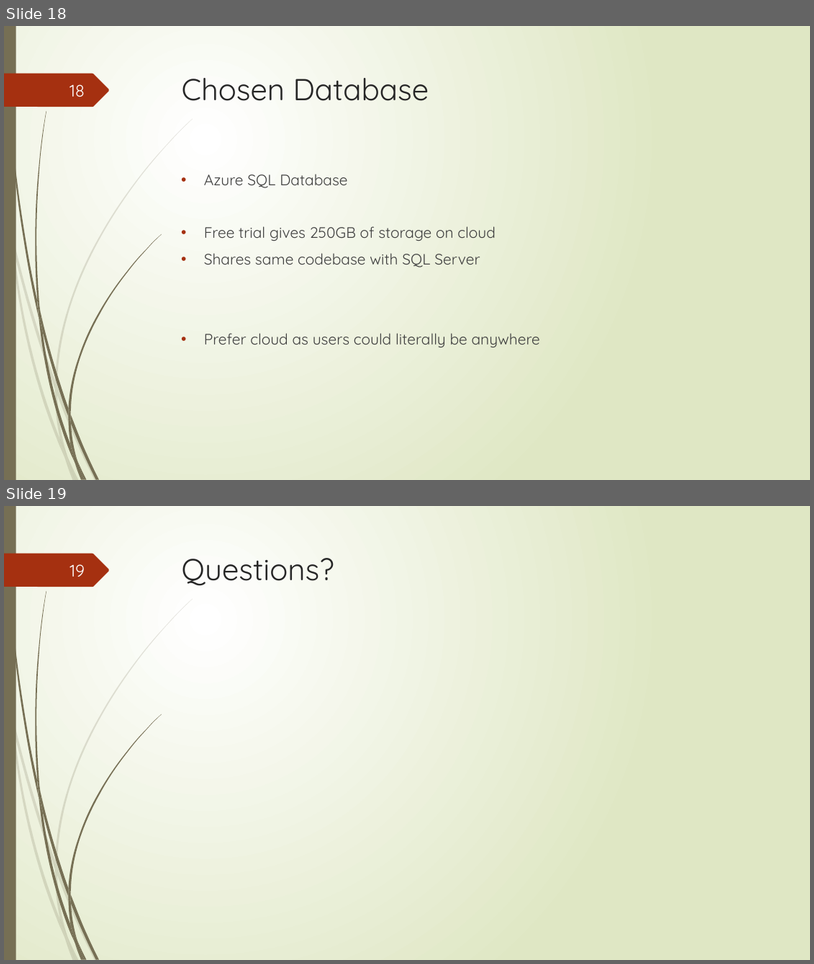
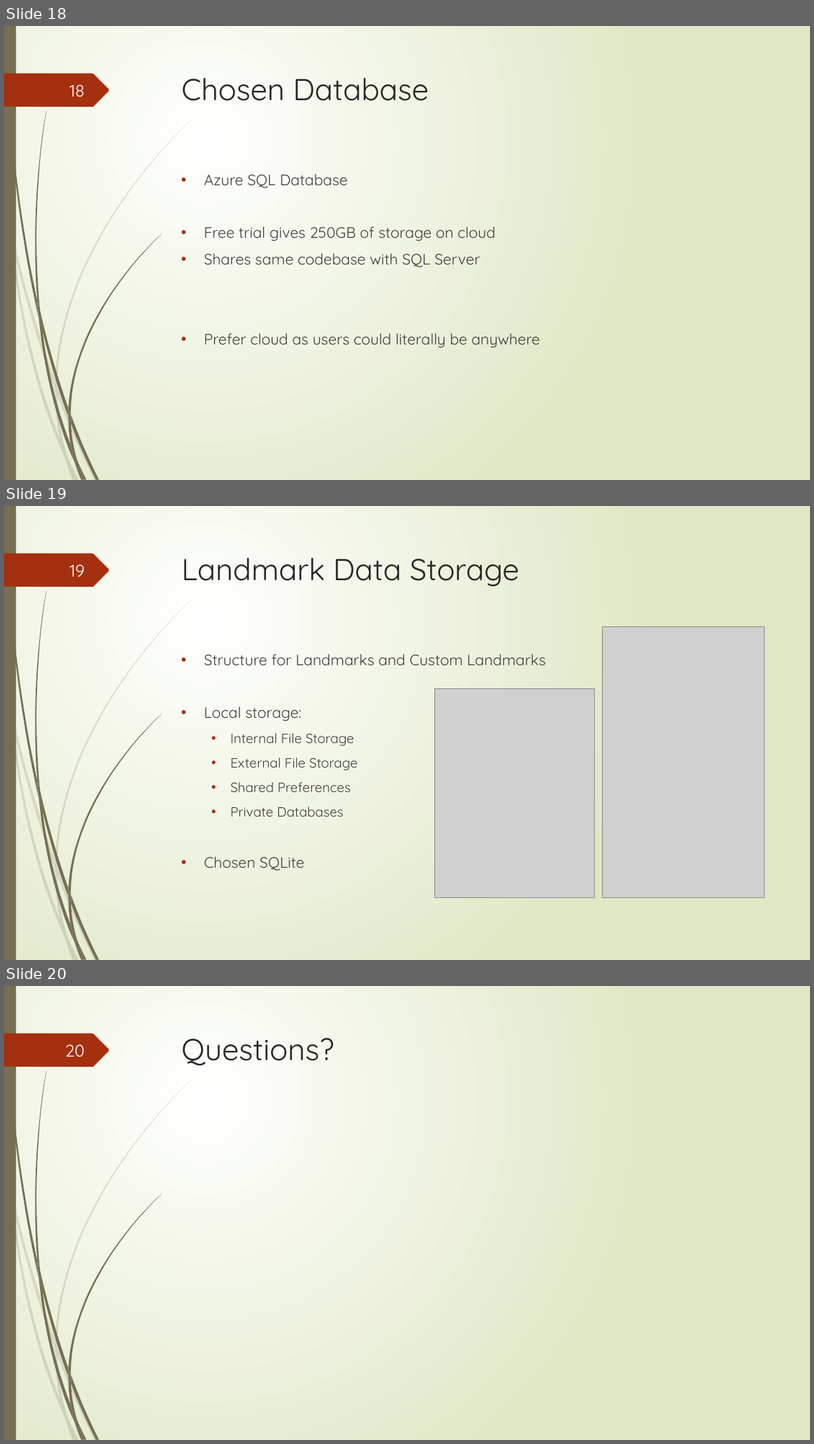
Before and after one commit to junmin-yee/Landmarked, a slide deck: Presentations/Sprint01 ReviewMeeting.pptx. Shown one above the other, each under a label of ours: slides 18 and 19 before the commit, slides 18, 19 and 20 after it. The pictures are 814x964 and 814x1444 pixels, drawn with LibreOffice and Linux fonts; fonts in the diff are those of the drawing; grey boxes stand for pictures. Boxes give left, top, right and bottom in pixels: in the first picture for what was removed or moved away, otherwise in the second. Text is boxed around its words. In the diff, an @@ line names an element or a change of style, - is before the commit and + after.

Commit message:
Added Visio version of Landmark Data Structure
Added Landmark Data Storage slide to ppt

```diff
--- a/Presentations/Sprint01 ReviewMeeting.pptx
+++ b/Presentations/Sprint01 ReviewMeeting.pptx
@@ slide 19 added at (4,506,810,960), background gradient #FFFFFF to #DFE8C4; not listed: 24 template elements that a slide beside it also shows @@
@@ page number added at (70,564,85,577), 20 pt, text #FEFFFF @@
+19
@@ title added at (182,558,520,587), 36 pt, text #262626 @@
+Landmark Data Storage
@@ picture added at (603,627,766,898) @@
@@ text added at (204,654,545,870), 16 pt, text #404040 @@
+• Structure for Landmarks and Custom Landmarks
+• Local storage:
+  • Internal File Storage
+  • External File Storage
+  • Shared Preferences
+  • Private Databases
+• Chosen SQLite
@@ picture added at (435,688,595,897) @@
@@ what was slide 19 is now slide 20 @@
@@ page number at (65,1044,85,1057): text changed @@
-19
+20
```
Also in this commit, not shown: 1 other file.
